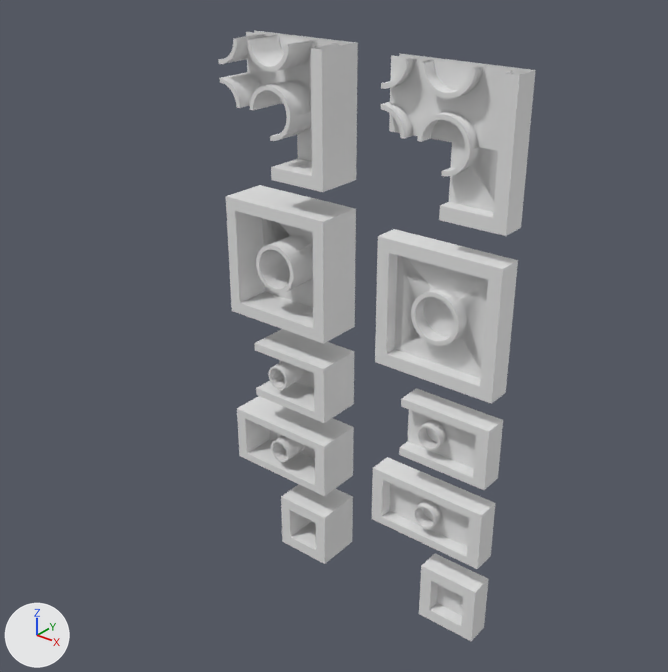
The FBX model Model_Craft/Assets/Models/БлокЭкспорт.fbx, before and after one commit.
Rendered twice from a 50 mm camera at (7.41, -9.06, 5.06) aimed at (0.82, -0.83, -0.04). Every picture has the same lights, and +X, +Y and +Z are marked at lower left. The first picture is the older version. Where no turn or scale is listed for an object, it has been applied to the vertices.

In view in the first picture: '*x*x1.Angle', '*x*x1.Center', '*x*x1.Middle', '*x*x2.Angle', '*x*x2.Center', '*x*x2.Middle', '1x1x1', '1x1x2', '1x2x1', '1x2x1.001', '1x2x1.004', '1x2x2', '1x2x2.001', '1x2x2.002', '2x2x1', '2x2x1.001'.
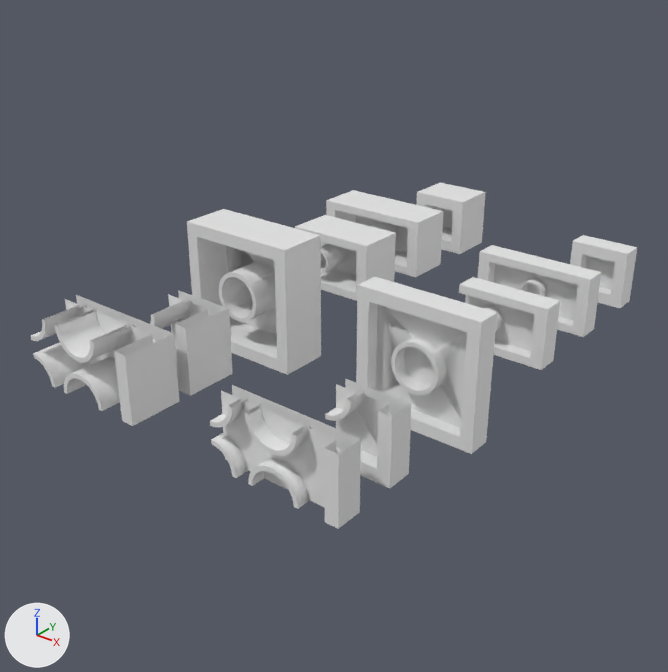
Where the newer file only moved an object's origin or applied its transform, the numbers keep the older frame.

Where the change shows, as pixel boxes (x1, y1, x2, y2) in the pictures (668 x 672 px):
'2x2x1', moved
    before: (375, 229, 518, 404)
    after: (356, 276, 497, 454)
'2x2x1.001', deleted
    before: (226, 185, 356, 344)
'2x2x2', added
    after: (187, 209, 321, 375)
'1x2x1', moved
    before: (372, 457, 496, 569)
    after: (478, 245, 602, 337)
'*x*x1.Middle', moved
    before: (444, 61, 536, 159)
    after: (271, 410, 361, 529)
'*x*x2.Middle', moved
    before: (268, 36, 358, 123)
    after: (77, 313, 180, 426)
'1x2x2.002', moved
    before: (237, 396, 354, 496)
    after: (326, 190, 443, 277)
'*x*x1.Angle', moved
    before: (439, 143, 528, 236)
    after: (325, 379, 412, 488)
'*x*x1.Center', moved
    before: (381, 53, 464, 142)
    after: (210, 385, 293, 488)
'*x*x2.Angle', moved
    before: (270, 112, 357, 192)
    after: (150, 290, 233, 396)
'*x*x2.Center', moved
    before: (218, 30, 304, 110)
    after: (31, 295, 124, 394)
'1x1x2', moved
    before: (281, 484, 353, 564)
    after: (416, 183, 486, 254)
'1x1x1', moved
    before: (419, 553, 489, 641)
    after: (570, 235, 637, 308)
'1x2x1.001', moved
    before: (399, 388, 472, 478)
    after: (459, 277, 530, 361)
'1x2x2', moved
    before: (254, 329, 330, 413)
    after: (295, 215, 371, 296)
'1x2x2.001', moved
    before: (300, 343, 354, 423)
    after: (342, 227, 396, 301)
'1x2x1.004', moved
    before: (455, 409, 503, 490)
    after: (512, 293, 560, 370)

What changed in the scene script:
```text
Change me_куб_021:
    remove me_куб_021.from_pydata(...)  # 123 vertices, 76 faces; spans x -0.323..0.477, y -0.511..0.299, z -0.478..0.322
    add me_куб_021.from_pydata(...)  # 123 vertices, 76 faces; spans x -0.323..0.477, y -2.759..-1.949, z -2.191..-1.391
    me_куб_021 part 13: the whole mesh is moved by (0.0, -2.248, -1.713)
Change me_куб:
    remove me_куб.from_pydata(...)  # 304 vertices, 215 faces; spans x -0.8..0.8, y -0.23..0.26, z -0.4..0.4
    add me_куб.from_pydata(...)  # 304 vertices, 215 faces; spans x -0.8..0.8, y 2.12..2.61, z 1.85..2.65
    me_куб part 10: the whole mesh is moved by (0.0, 2.35, 2.25)
Change me_куб_023:
    remove me_куб_023.from_pydata(...)  # 252 vertices, 170 faces; spans x -0.4..0.4, y -0.413..0.397, z -0.4..0.4
    add me_куб_023.from_pydata(...)  # 252 vertices, 170 faces; spans x -0.4..0.4, y -3.461..-2.651, z -2.913..-2.113
    me_куб_023 part 15: the whole mesh is moved by (0.0, -3.048, -2.513)
Change me_куб_025:
    remove me_куб_025.from_pydata(...)  # 80 vertices, 48 faces; spans x -0.4..0.4, y -0.614..0.196, z -0.4..0.4
    add me_куб_025.from_pydata(...)  # 80 vertices, 48 faces; spans x -0.4..0.4, y 2.579..3.389, z 3.327..4.127
    me_куб_025 part 12: the whole mesh is moved by (0.0, 3.192, 3.727)
Change me_куб_019:
    remove me_куб_019.from_pydata(...)  # 244 vertices, 177 faces; spans x -0.4..0.4, y -0.418..0.392, z -0.4..0.4
    add me_куб_019.from_pydata(...)  # 244 vertices, 177 faces; spans x -0.4..0.4, y 0.455..1.265, z 1.007..1.807
    me_куб_019 part 1: the whole mesh is moved by (0.0, 0.872, 1.407)
Change me_куб_022:
    remove me_куб_022.from_pydata(...)  # 52 vertices, 29 faces; spans x -0.143..0.257, y -0.296..0.194, z -0.4..0.4
    add me_куб_022.from_pydata(...)  # 52 vertices, 29 faces; spans x -0.143..0.257, y 0.896..1.386, z 0.687..1.487
    me_куб_022 part 8: the whole mesh is moved by (0.0, 1.192, 1.087)
Change me_куб_026:
    remove me_куб_026.from_pydata(...)  # 304 vertices, 215 faces; spans x -0.8..0.8, y -0.47..0.34, z -0.4..0.4
    add me_куб_026.from_pydata(...)  # 304 vertices, 215 faces; spans x -0.8..0.8, y 1.56..2.37, z 2.17..2.97
    me_куб_026 part 14: the whole mesh is moved by (0.0, 2.03, 2.57)
Change me_куб_009:
    remove me_куб_009.from_pydata(...)  # 80 vertices, 48 faces; spans x -0.4..0.4, y -0.326..0.164, z -0.4..0.4
    add me_куб_009.from_pydata(...)  # 80 vertices, 48 faces; spans x -0.4..0.4, y 3.187..3.677, z 3.007..3.807
    me_куб_009 part 7: the whole mesh is moved by (0.0, 3.512, 3.407)
Change me_куб_020:
    remove me_куб_020.from_pydata(...)  # 52 vertices, 29 faces; spans x -0.143..0.257, y -0.567..0.243, z -0.4..0.4
    add me_куб_020.from_pydata(...)  # 52 vertices, 29 faces; spans x -0.143..0.257, y 0.305..1.115, z 1.007..1.807
    me_куб_020 part 9: the whole mesh is moved by (0.0, 0.872, 1.407)
Change me_куб_008:
    remove me_куб_008.from_pydata(...)  # 252 vertices, 170 faces; spans x -0.4..0.4, y -0.185..0.305, z -0.4..0.4
    add me_куб_008.from_pydata(...)  # 252 vertices, 170 faces; spans x -0.4..0.4, y -2.912..-2.422, z -3.233..-2.433
    me_куб_008 part 3: the whole mesh is moved by (0.0, -2.728, -2.833)
Change me_куб_004:
    remove me_куб_004.from_pydata(...)  # 432 vertices, 283 faces; spans x -0.8..0.8, y -0.27..0.22, z -0.8..0.8
    add me_куб_004.from_pydata(...)  # 432 vertices, 283 faces; spans x -0.8..0.8, y -0.64..-0.15, z -1.27..0.33
    me_куб_004 part 11: the whole mesh is moved by (0.0, -0.37, -0.47)
Change me_куб_024:
    remove me_куб_024.from_pydata(...)  # 166 vertices, 106 faces; spans x -0.29..0.51, y -0.461..0.349, z -0.4..0.4
    add me_куб_024.from_pydata(...)  # 166 vertices, 106 faces; spans x -0.29..0.51, y -3.509..-2.699, z -2.913..-2.113
    me_куб_024 part 2: the whole mesh is moved by (0.0, -3.048, -2.513)
Change me_куб_012:
    remove me_куб_012.from_pydata(...)  # 166 vertices, 106 faces; spans x -0.29..0.51, y -0.219..0.271, z -0.4..0.4
    add me_куб_012.from_pydata(...)  # 166 vertices, 106 faces; spans x -0.29..0.51, y -2.946..-2.456, z -3.233..-2.433
    me_куб_012 part 5: the whole mesh is moved by (0.0, -2.728, -2.833)
Change me_куб_001:
    remove me_куб_001.from_pydata(...)  # 123 vertices, 76 faces; spans x -0.323..0.477, y -0.253..0.237, z -0.478..0.322
    add me_куб_001.from_pydata(...)  # 123 vertices, 76 faces; spans x -0.323..0.477, y -2.181..-1.691, z -2.511..-1.711
    me_куб_001 part 4: the whole mesh is moved by (0.0, -1.928, -2.033)
Change me_куб_018:
    remove me_куб_018.from_pydata(...)  # 244 vertices, 177 faces; spans x -0.4..0.4, y -0.192..0.298, z -0.4..0.4
    add me_куб_018.from_pydata(...)  # 244 vertices, 177 faces; spans x -0.4..0.4, y 1.0..1.49, z 0.687..1.487
    me_куб_018 part 6: the whole mesh is moved by (0.0, 1.192, 1.087)
Remove ob_2x2x1_001:
    ob_2x2x1_001 = bpy.data.objects.new('2x2x1.001', me_куб_027)
Add ob_2x2x2:
    ob_2x2x2 = bpy.data.objects.new('2x2x2', me_куб_027_1)  # 432 vertices, 283 faces; spans x -0.8..0.8, y -0.64..0.17, z -0.8..0.8
    ob_2x2x2.location = (0.0, -1.06, 0.56)
```
